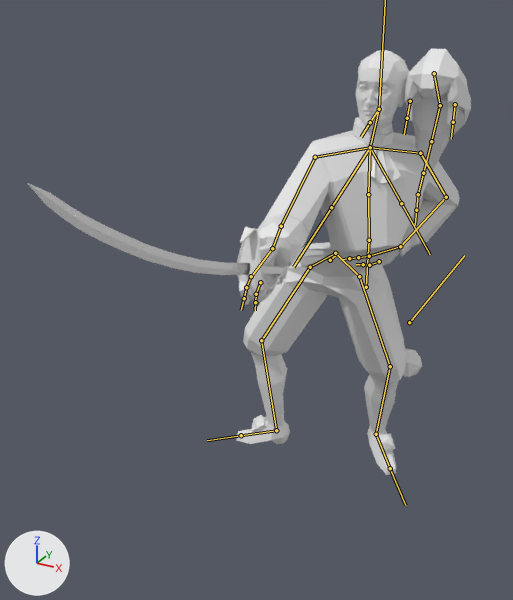
One commit to the FBX model olliuikkasenmiekkailupeli/Assets/ImportedAssets/miekkailija_v2.fbx: the scene before it, then after it.
Rendered twice from a 50 mm lens placed at (1.02, -2.66, 1.02), pointed at (-0.04, -0.74, 0.06). The axes (+X, +Y, +Z) are drawn at lower left. The lights are the same throughout. Both versions are drawn at frame 49 of the action 'Scene'; the numbers are the values there. The bones that bend it are drawn over the model as lines.

Names of what the first picture shows: 'jalkapampula.L', 'kaulakoriste', 'kenkäpampula.L', 'kenkäpampula.R', 'kenkäsolki.L', 'kenkäsolki.R', 'miekka', 'peruuki', 'ruho'.
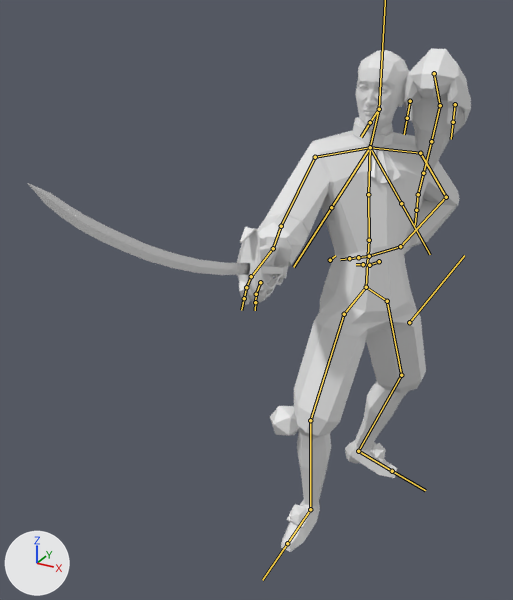
The change, as a diff of the scene's bpy script:
```diff
--- a/olliuikkasenmiekkailupeli/Assets/ImportedAssets/miekkailija_v2.fbx.py
+++ b/olliuikkasenmiekkailupeli/Assets/ImportedAssets/miekkailija_v2.fbx.py
@@ bone_lantio_l @@
 bone_lantio_l = bpy.data.objects['Move'].pose.bones['lantio.L']  # child of 'LUURANKO'
-bone_lantio_l.location = (0.0, 0.0, 0.0)
-bone_lantio_l.rotation_quaternion = (1.0, 0.0, 0.0, 0.0)  # degrees (0, 0, 0)
+bone_lantio_l.location = (0.46, 0.62, 0.21)
+bone_lantio_l.rotation_quaternion = (0.875, 0.0, -0.291, 0.388)  # degrees (-15, -31, 52)
@@ bone_lantio_r @@
 bone_lantio_r = bpy.data.objects['Move'].pose.bones['lantio.R']  # child of 'LUURANKO'
-bone_lantio_r.location = (0.0, 0.0, 0.0)
-bone_lantio_r.rotation_quaternion = (1.0, 0.0, 0.0, 0.0)  # degrees (0, 0, 0)
+bone_lantio_r.location = (-0.46, -0.37, -0.53)
+bone_lantio_r.rotation_quaternion = (0.839, 0.0, -0.327, 0.436)  # degrees (-20, -33, 61)
```

Pixel boxes [x1, y1, x2, y2] of what changed, in the pictures (513 x 600 px):
'ruho', posed (18% taller)
    before: [236, 50, 460, 475]
    after: [239, 50, 460, 552]
'jalkapampula.R', posed (not visible before)
    after: [270, 406, 299, 435]
'kenkäpampula.R', posed
    before: [252, 415, 266, 431]
    after: [290, 506, 308, 525]
'kenkäpampula.L', posed
    before: [377, 435, 394, 451]
    after: [371, 443, 386, 460]
'kenkäsolki.R', posed
    before: [252, 416, 267, 432]
    after: [287, 504, 311, 528]
'kenkäsolki.L', posed (25% narrower, 10% taller)
    before: [376, 433, 395, 452]
    after: [369, 442, 383, 463]
bone 'lantio.L', root to tip
    before: (335, 253) to (359, 276)
    after: (366, 287) to (387, 301)
bone 'lantio.R', root to tip
    before: (335, 253) to (310, 267)
    after: (366, 287) to (344, 314)
